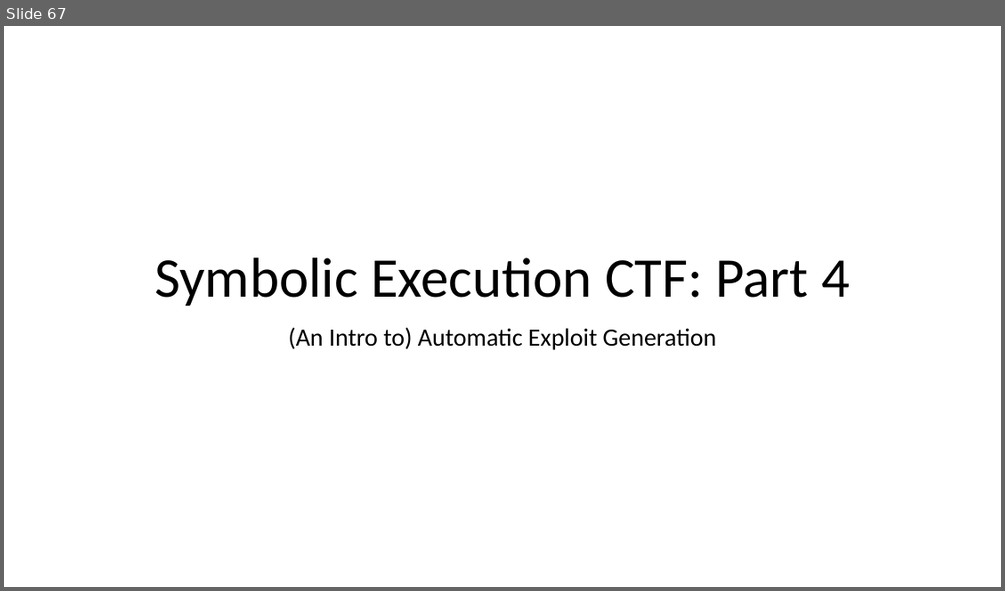
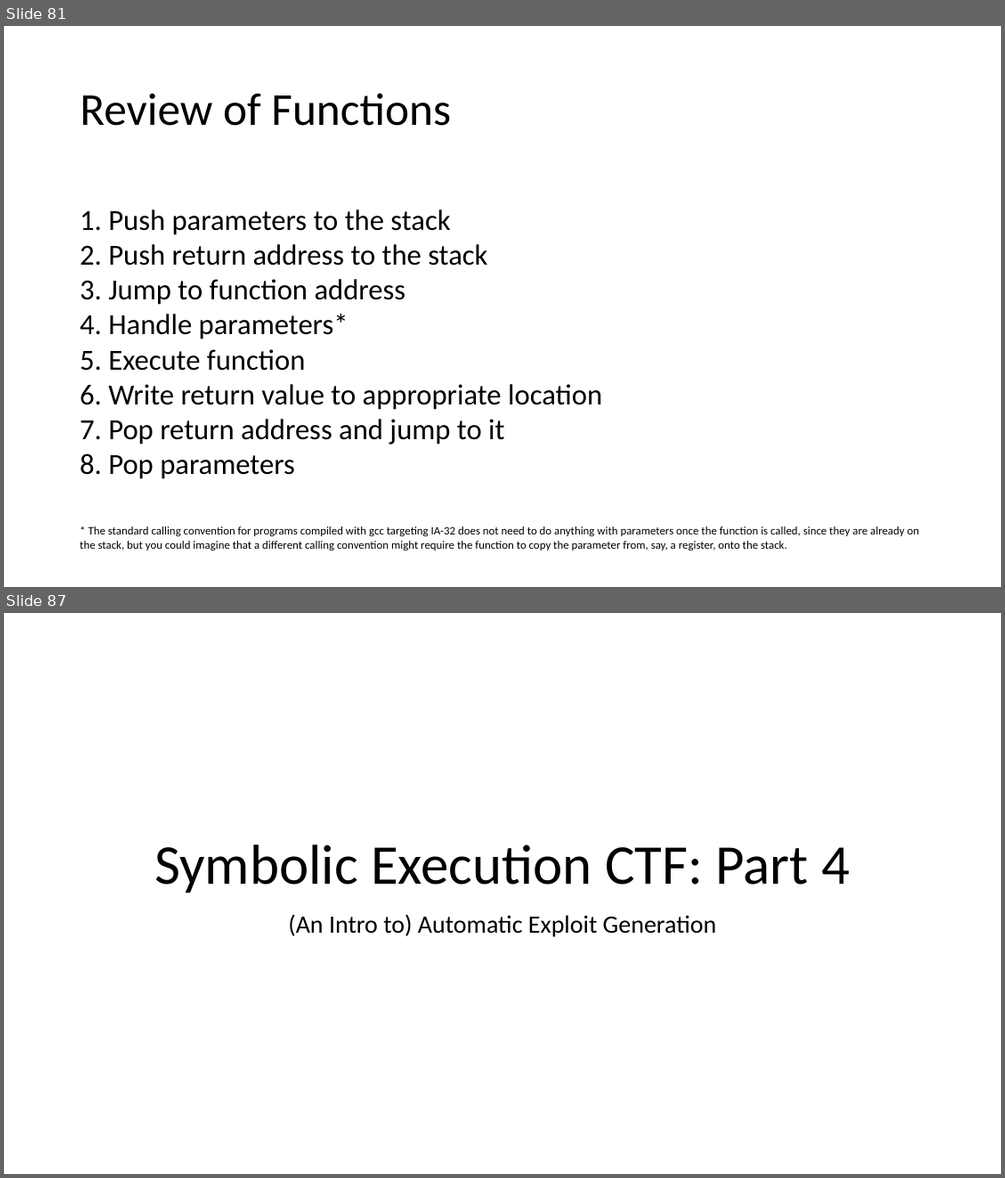
Before and after one commit to jakespringer/angr_ctf, a slide deck: SymbolicExecution.pptx. Shown one above the other, each under a label of ours: slide 67 before the commit, slides 81 and 87 after it; the slides between them are not shown. The pictures are 1005x591 and 1005x1178 pixels, drawn with LibreOffice and Linux fonts; fonts in the diff are those of the drawing. Boxes give left, top, right and bottom in pixels: in the first picture for what was removed or moved away, otherwise in the second. Text is boxed around its words. In the diff, an @@ line names an element or a change of style, - is before the commit and + after.

```diff
--- a/SymbolicExecution.pptx
+++ b/SymbolicExecution.pptx
@@ slide 81 added at <box>4,26,1001,587</box>, background #FFFFFF @@
@@ title added at <box>80,93,451,126</box>, 44 pt, text #000000 @@
+Review of Functions
@@ text added at <box>80,209,602,479</box>, 28 pt, text #000000 @@
+1. Push parameters to the stack
+2. Push return address to the stack
+3. Jump to function address
+4. Handle parameters*
+5. Execute function
+6. Write return value to appropriate location
+7. Pop return address and jump to it
+8. Pop parameters
@@ text added at <box>80,526,919,551</box>, 11 pt, text #000000 @@
+* The standard calling convention for programs compiled with gcc targeting IA-32 does not need to do anything with parameters once the function is called, since they are already on the stack, but you could imagine that a different calling convention might require the function to copy the parameter from, say, a register, onto the stack.
@@ what was slide 67 is now slide 87 @@
```
Also in this commit, not shown: 1 slide changed, 20 other slides added, 1 slide removed.
